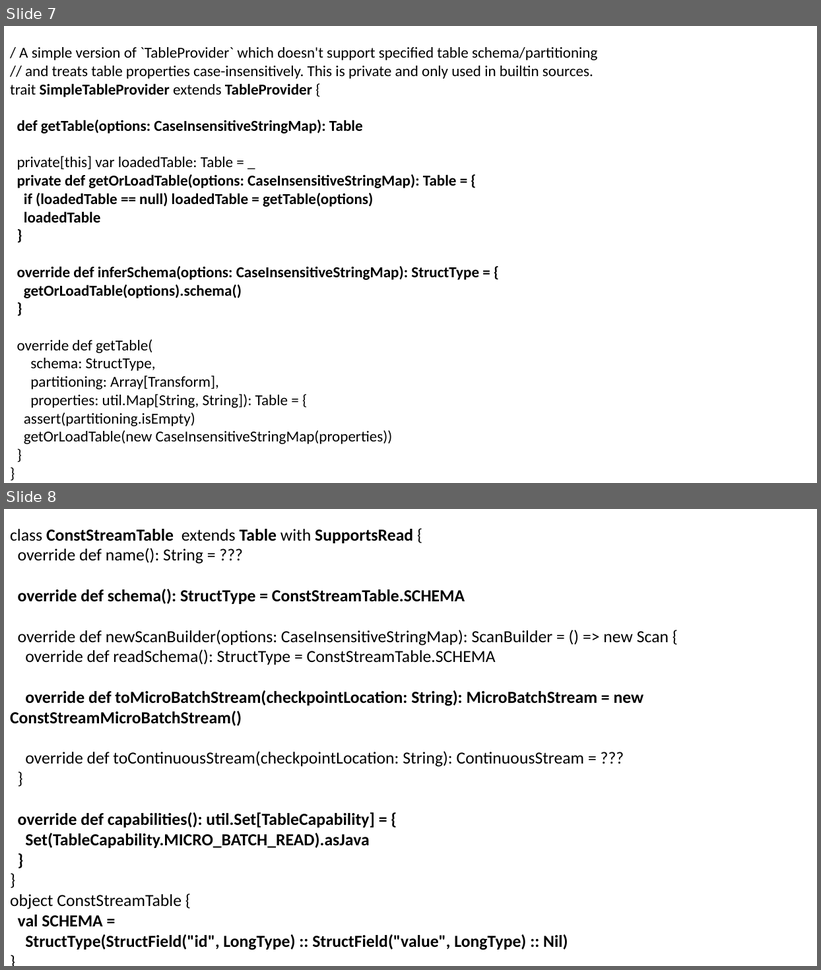
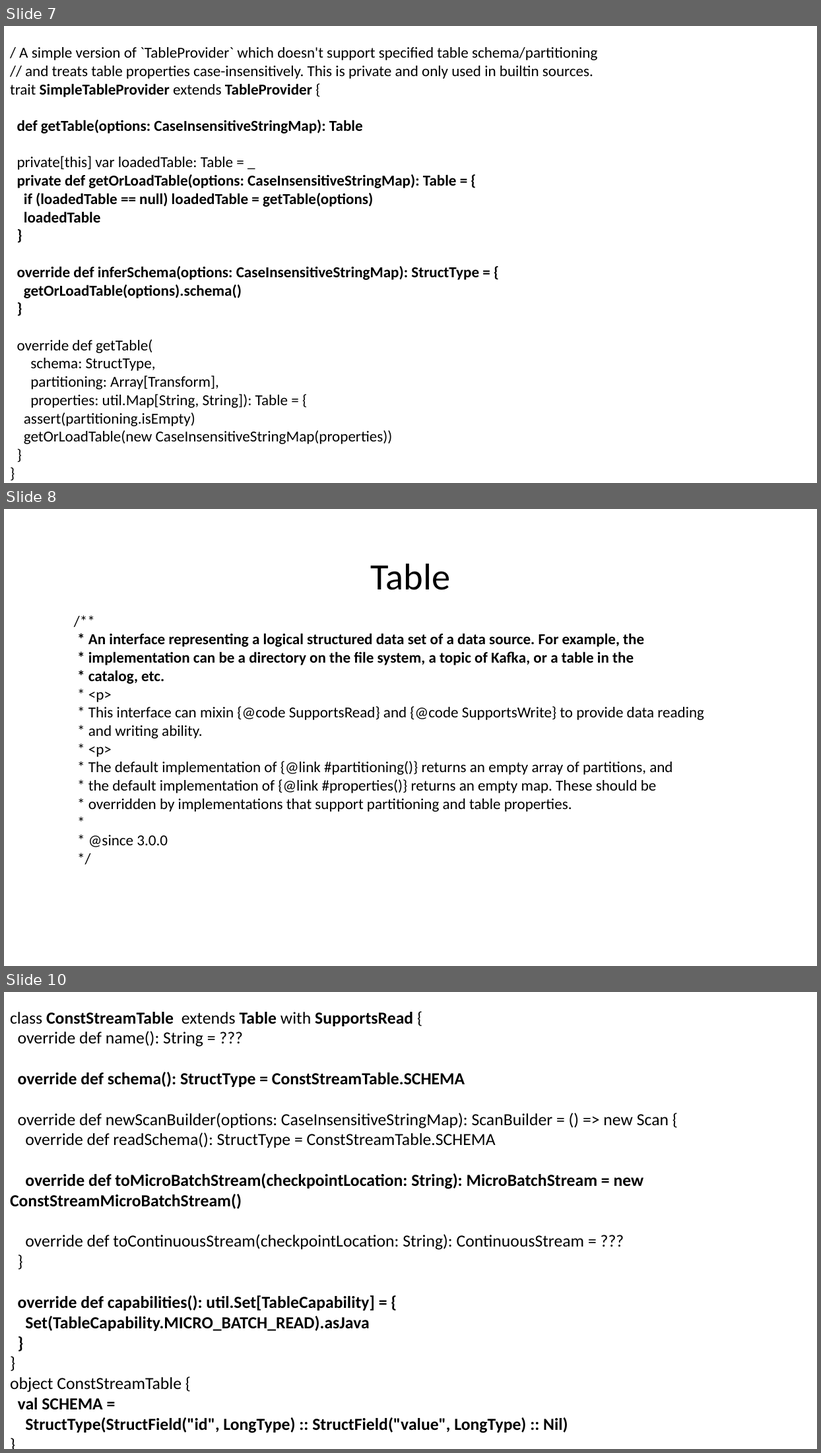
Before and after one commit to nkudinov/apache_spark_pptx, a slide deck: Spark_Custom_Stream_Sources_v2.pptx. Shown one above the other, each under a label of ours: slides 7 and 8 before the commit, slides 7, 8 and 10 after it; the slides between them are not shown. The pictures are 821x970 and 821x1453 pixels, drawn with LibreOffice and Linux fonts; fonts in the diff are those of the drawing. Boxes give left, top, right and bottom in pixels: in the first picture for what was removed or moved away, otherwise in the second. Text is boxed around its words. In the diff, an @@ line names an element or a change of style, - is before the commit and + after.

Commit message:
add custom stream source v2

```diff
--- a/Spark_Custom_Stream_Sources_v2.pptx
+++ b/Spark_Custom_Stream_Sources_v2.pptx
@@ slide 8 added at box(4, 509, 817, 966), background #FFFFFF @@
@@ title added at box(370, 563, 450, 590), 44 pt, text #000000 @@
+Table
@@ text added at box(88, 633, 704, 848), 18 pt, text #000000 @@
+/**
+* An interface representing a logical structured data set of a data source. For example, the
+* implementation can be a directory on the file system, a topic of Kafka, or a table in the
+* catalog, etc.
+* <p>
+* This interface can mixin {@code SupportsRead} and {@code SupportsWrite} to provide data reading
+* and writing ability.
+* <p>
+* The default implementation of {@link #partitioning()} returns an empty array of partitions, and
+* the default implementation of {@link #properties()} returns an empty map. These should be
+* overridden by implementations that support partitioning and table properties.
+*
+* @since 3.0.0
+*/
@@ what was slide 8 is now slide 10 @@
```
Also in this commit, not shown: 1 slide changed, 4 other slides added, 1 slide removed.
